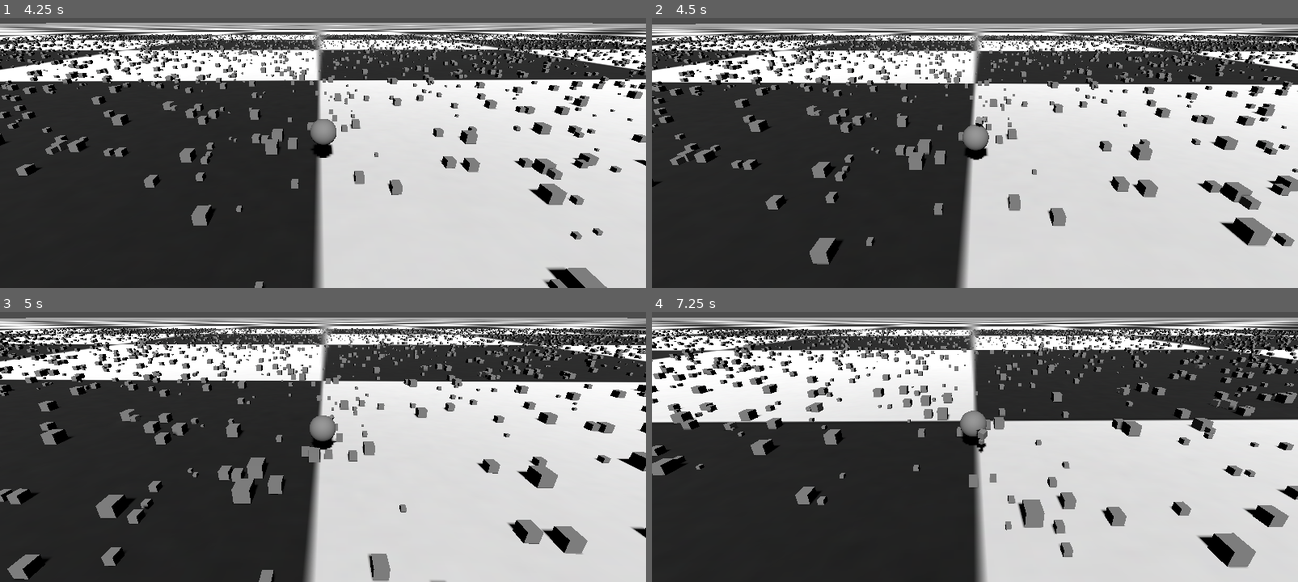
Above: before the commit, frames 1-4 (two rows, left to right).
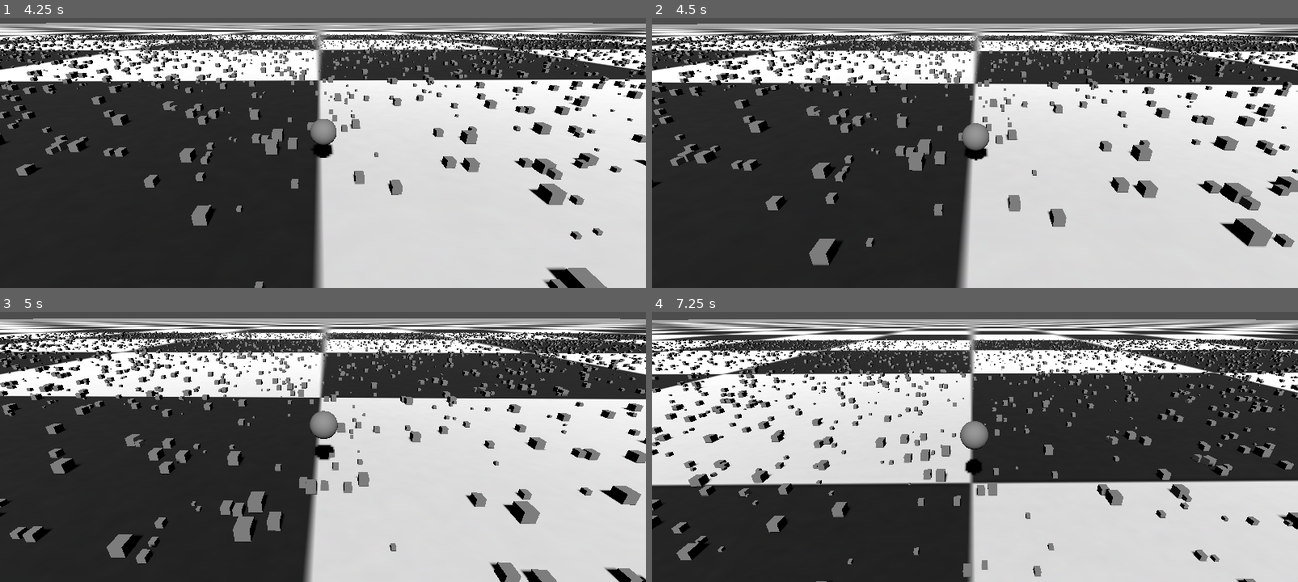
Above: after the commit, the same moments.

Repository: ericso/katamari-clone-spike
Game: Godot game, scene res://Scenes/Main/Main.tscn
Two runs of this game, one before a commit and one after it. Both use one fixed random seed, a clock stepped at 60 frames per second and the inputs below.
Inputs (mouse positions are in pixels of both pictures, inside the frame that each line leads up to):
- Up to frame 1 (4.25 s): move the mouse to (355, 104) at 0.52 s; hold E (absorb, bound only after the commit) 0.53-1.28 s; hold W (move_forward) from 0.53 s (still down); tap Space (jump) at 0.77, 0.8, 1.07, 1.35, 1.52, 1.82, 2.3, 3.02, 3.32, 3.6, 3.77, 4.07 s; move the mouse to (290, 107) at 1.27 s; tap E (absorb, bound only after the commit) at 1.55, 2.85 s; move the mouse to (335, 99) at 2.02 s; hold E (absorb, bound only after the commit) 2.03-2.78 s; move the mouse to (316, 112) at 2.77 s; move the mouse to (368, 109) at 3.52 s
- Up to frame 2 (4.5 s): keep holding W (move_forward); move the mouse to (923, 101) at 4.27 s; tap E (absorb, bound only after the commit) at 4.35 s
- Up to frame 3 (5 s): keep holding W (move_forward); tap Space (jump) at 4.52, 4.82 s
- Up to frame 4 (7.25 s): move the mouse to (981, 401) at 5.02 s; hold E (absorb, bound only after the commit) 5.03-5.78 s; tap Space (jump) at 5.3, 5.85, 6.02, 6.32, 6.77, 6.8, 7.07 s; move the mouse to (949, 393) at 5.77 s; release W (move_forward) at 5.78 s; hold D (move_right) 5.78-6.53 s; tap E (absorb, bound only after the commit) at 6.05 s; move the mouse to (1007, 398) at 6.52 s; hold W (move_forward) from 6.53 s (still down); hold E (absorb, bound only after the commit) from 6.53 s (still down)

Frame 1 is identical in both runs. In frame 2, 2.3% of the frame differs, in the area x 0-100%, y 2-92%; in frame 3, 33%; in frame 4, 50%, in the area x 0-100%, y 2-100%.

Commit message:
ball radius increases when absorbing mass

Diff:
--- a/Scenes/Ball/Ball.gd
+++ b/Scenes/Ball/Ball.gd
@@ -8,6 +8,15 @@
 @export var jump_force := 10.0
 var can_jump := false
 
+# initial ball radius, used to keep track of the collision sphere radius and
+# in scaling the ball when it grows
+var ball_radius := 0.5
+@export var growth_factor := 1.0 # growth_factor is a multipler for how fast the ball grows
+
+const STICKABLE_GROUP := "stickable"
+const STUCK_META := "stuck"
+const STUCK_COLLISION_META := "stuck_collision"
+
 func _ready():
 	contact_monitor = true
 	max_contacts_reported = 32
@@ -17,6 +26,9 @@
 	$GroundCheck.enabled = true
 
 func _physics_process(_delta):
+	if Input.is_action_pressed("absorb"):
+		absorb_stuck_parts()
+
 	handle_movement(Camera.get_camera_basis())
 
 # _on_body_entered is the handler for when an object collides with (enters)
@@ -24,9 +36,9 @@
 # not already been "stuck".
 func _on_body_entered(body: Node) -> void:
 	if body is RigidBody3D \
-		and body.is_in_group("stickable") \
-		and not body.has_meta("stuck"):
-		body.set_meta("stuck", true)
+		and body.is_in_group(STICKABLE_GROUP) \
+		and not body.has_meta(STUCK_META):
+		body.set_meta(STUCK_META, true)
 
 		# copy visual mesh
 		var mesh_node := body.get_node_or_null("MeshInstance")
@@ -44,6 +56,7 @@
 		if shape_node and shape_node.shape:
 			var shape_copy := CollisionShape3D.new()
 			shape_copy.shape = shape_node.shape.duplicate()
+			shape_copy.set_meta(STUCK_COLLISION_META, true)
 
 			add_child(shape_copy)
 			shape_copy.global_transform = shape_node.global_transform
@@ -95,3 +108,50 @@
 	# Clamp spin
 	if angular_velocity.length() > max_angular_speed:
 		angular_velocity = angular_velocity.normalized() * max_angular_speed
+
+# absorb_stuck_parts
+func absorb_stuck_parts():
+	var stuck_container = get_node(stuck_parts_container_path)
+	var total_volume := 0.0
+
+	# remove the visual objects from the ball
+	for part in stuck_container.get_children():
+		if part is MeshInstance3D:
+			var pscale = part.scale
+			var volume: float = pscale.x * pscale.y * pscale.z
+			total_volume += volume
+			part.queue_free()
+
+	# remove the objects' collision shapes
+	for child in get_children():
+		if child is CollisionShape3D and child.has_meta(STUCK_COLLISION_META):
+			child.queue_free()
+
+	if total_volume > 0.0:
+		mass += total_volume
+		# normalize the increase in radius of the ball
+		var normalized_increase = pow((pow(ball_radius, 3) + total_volume), 1.0 / 3.0) - ball_radius
+		grow_by(normalized_increase)
+
+# grow_by increases the ball's radius. It handles scaling the collision shape and mesh.
+func grow_by(delta: float) -> void:
+	# update the ball_radius tracking variable
+	ball_radius += delta * growth_factor
+
+	# update collision shape
+	var shape_node = get_node_or_null("CollisionShape")
+	if shape_node and shape_node.shape is SphereShape3D:
+		var sphere := shape_node.shape as SphereShape3D
+		sphere.radius = ball_radius
+
+	# update mesh
+	var mesh_node = get_node_or_null("MeshInstance")
+	if mesh_node:
+		# scaling a sphere mesh is equavilant to increasing the diameter by the factor
+		# thus we multiply the factor by 2, since we scaled the collision sphere's
+		# radius
+		mesh_node.scale = Vector3.ONE * 2 * ball_radius
+
+	# update GroundCheck RayCast vector
+	var new_y = $GroundCheck.target_position.y - (ball_radius + abs($GroundCheck.target_position.y))/abs($GroundCheck.target_position.y)
+	$GroundCheck.target_position.y = new_y
--- a/Scenes/Main/Main.tscn
+++ b/Scenes/Main/Main.tscn
@@ -36,9 +36,6 @@
 
 [node name="Ball" parent="." instance=ExtResource("3_w20t6")]
 transform = Transform3D(1, 0, 0, 0, 1, 0, 0, 0, 1, 0, 1, 0)
-stuck_parts_container_path = NodePath("StuckParts")
-move_force = 3.0
-jump_force = 10.0
 
 [node name="CameraRig" type="Node3D" parent="."]
 script = ExtResource("4_aw1lf")
--- a/project.godot
+++ b/project.godot
@@ -52,6 +52,11 @@
 , Object(InputEventKey,"resource_local_to_scene":false,"resource_name":"","device":-1,"window_id":0,"alt_pressed":false …(186 unchanged characters)…
 ]
 }
+absorb={
+"deadzone": 0.2,
+"events": [Object(InputEventKey,"resource_local_to_scene":false,"resource_name":"","device":-1,"window_id":0,"alt_pressed":false,"shift_pressed":false,"ctrl_pressed":false,"meta_pressed":false,"pressed":false,"keycode":0,"physical_keycode":69,"key_label":0,"unicode":101,"location":0,"echo":false,"script":null)
+]
+}
 
 [layer_names]
 
